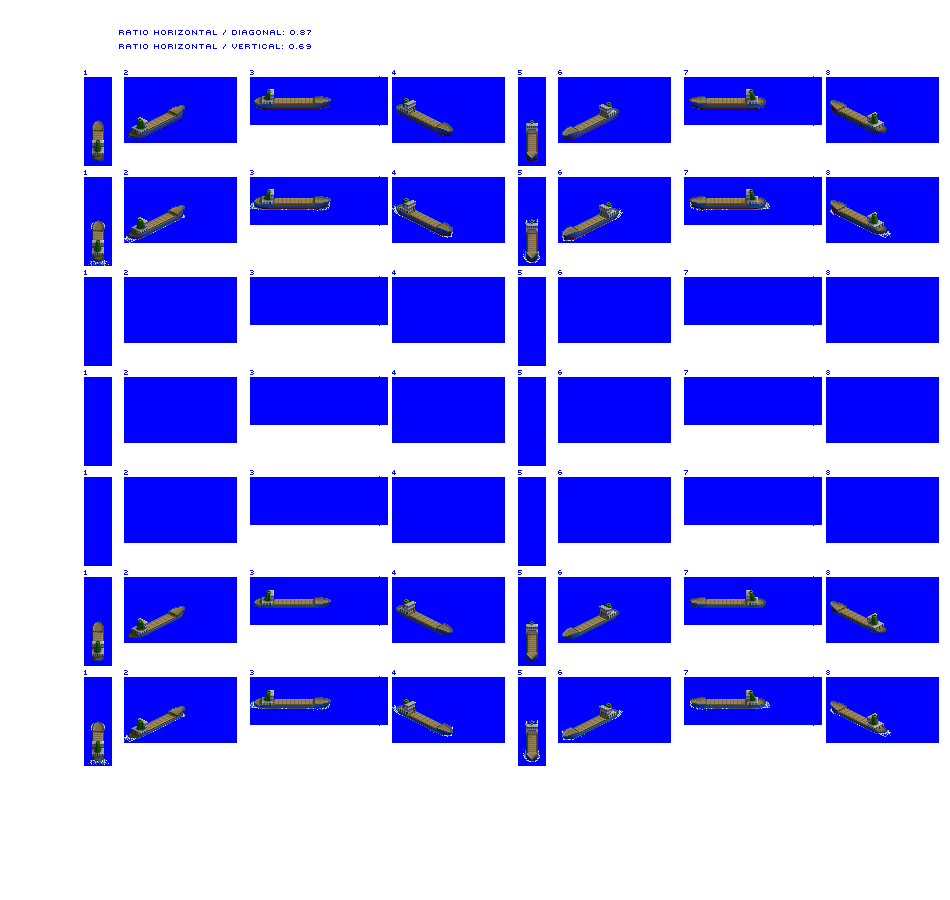
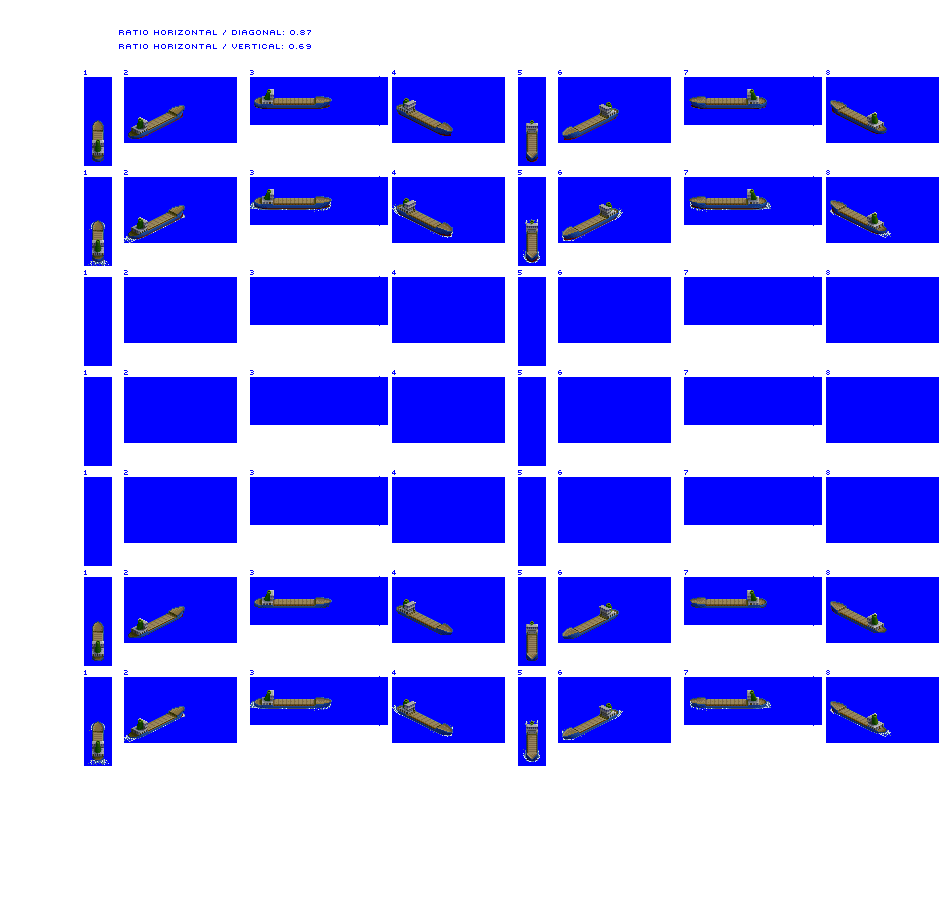
Before/after of a 950px x 900px layered artwork. What changed in the layer stack:
painted on "Hatch covers" over [301, 98, 746, 706]
painted on "Trader unloaded" over [301, 89, 767, 209]
painted on "Trader loaded" over [301, 590, 767, 708]
painted on "prop / bow wash" over [305, 202, 771, 711]
